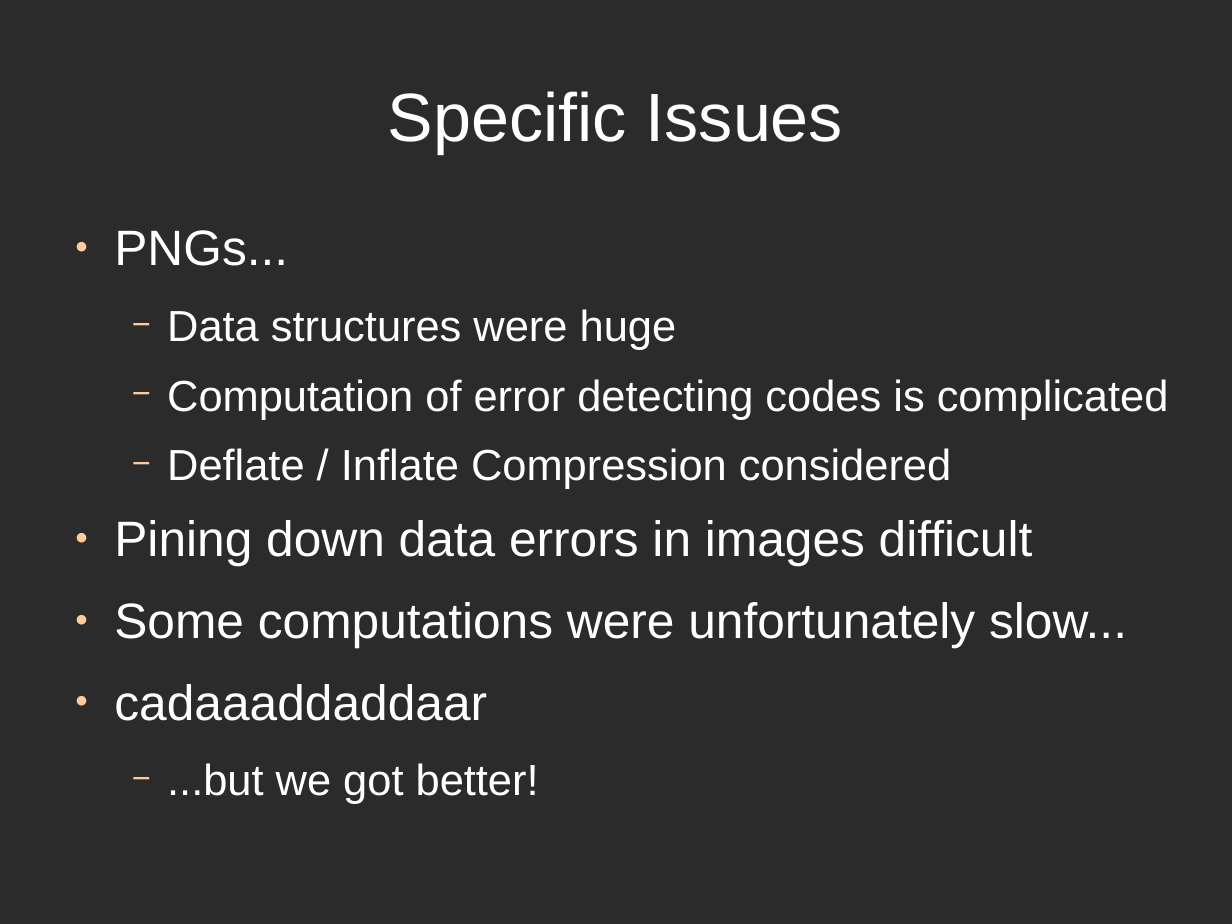
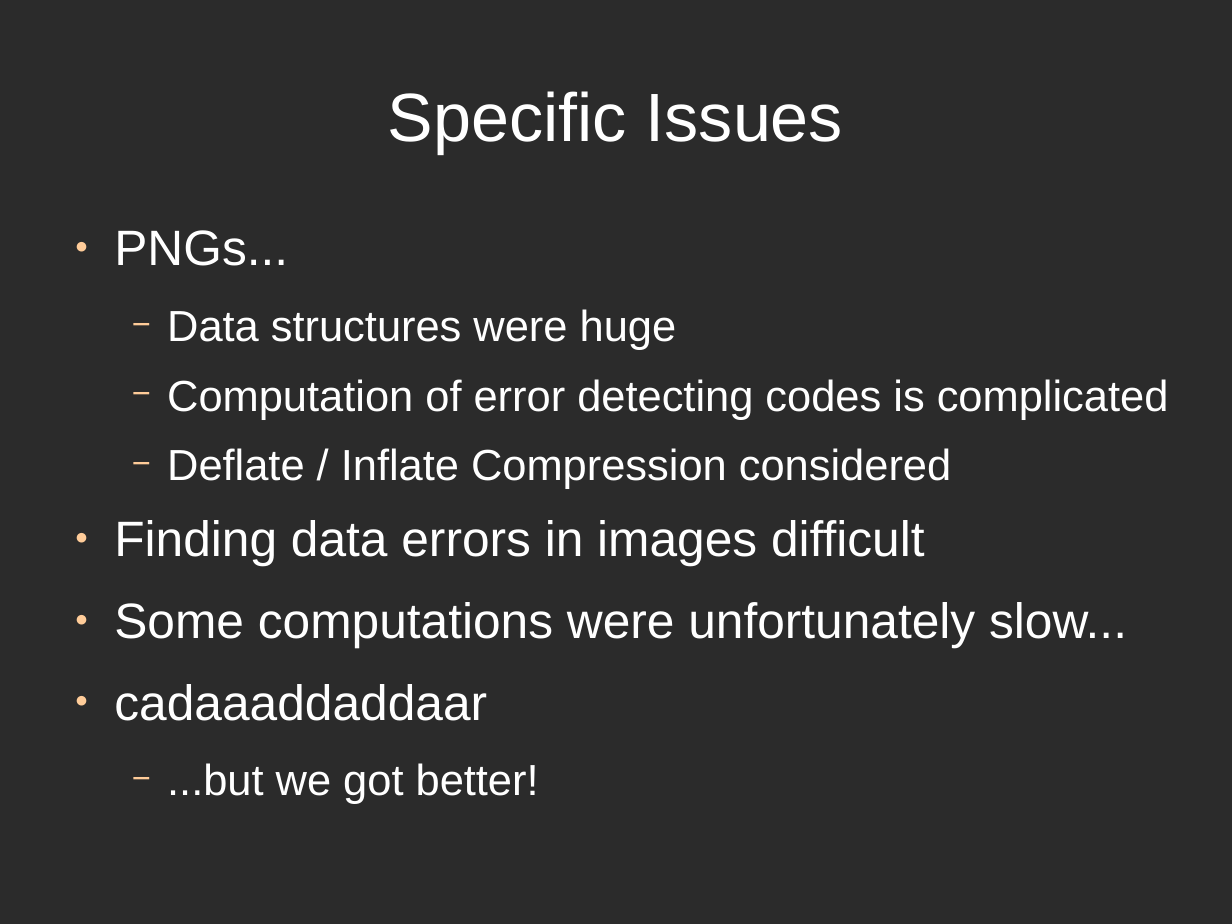
Before and after one commit to directrix1/se2, a slide deck: slide 20 of wip/SE2Presentation.odp (slide 21 before the commit). Drawn at 1232x924 pixels with LibreOffice and Linux fonts; fonts in the diff are those of the drawing; background and template pictures are left out; a plain dark background stands for a picture behind light text. Boxes give left, top, right and bottom in pixels: in the first picture for what was removed or moved away, otherwise in the second. Text is boxed around its words. In the diff, an @@ line names an element or a change of style, - is before the commit and + after.

```diff
--- a/wip/SE2Presentation.odp
+++ b/wip/SE2Presentation.odp
@@ text at (114,520,925,566): text changed @@
-● Pining down data errors in images difficult
+● Finding data errors in images difficult
```
Also in this commit, not shown: 2 other slides changed, 1 slide removed.
